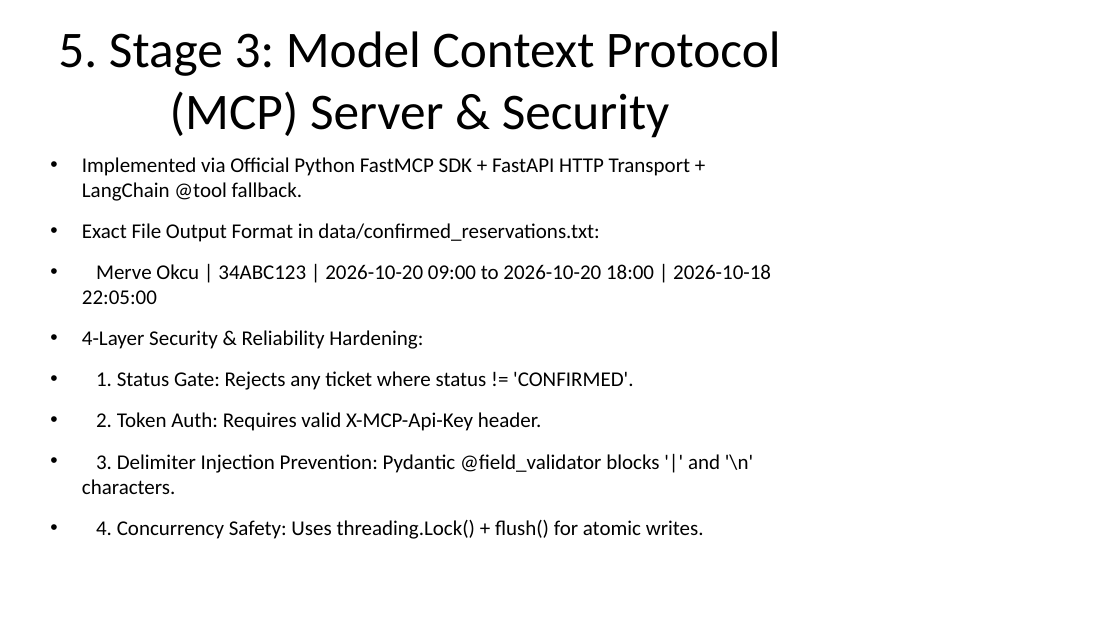
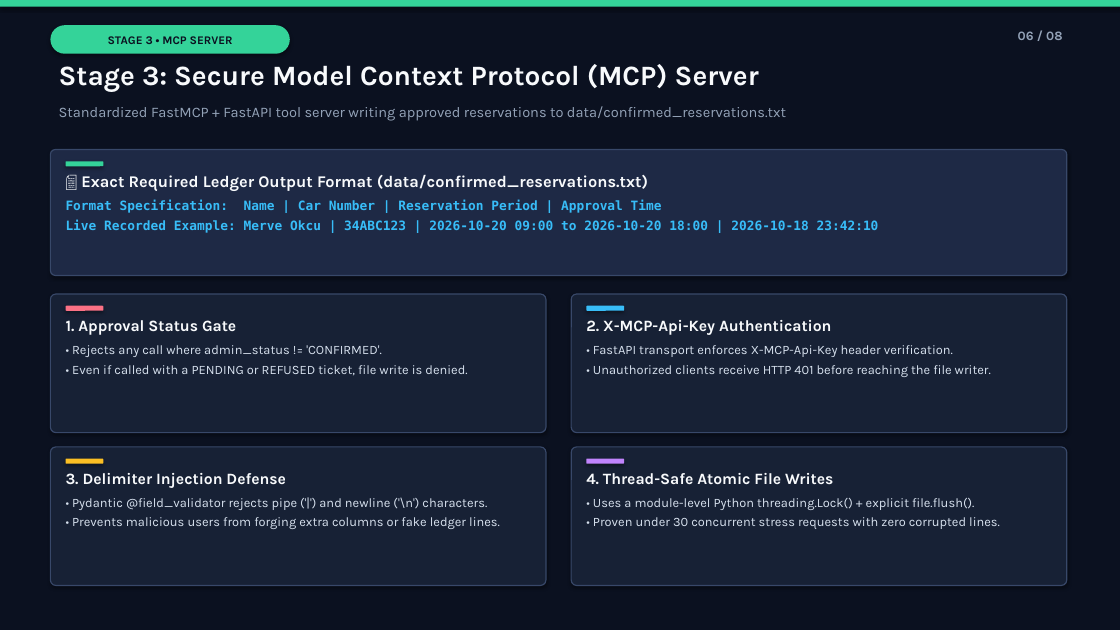
Before and after one commit to mnesl/parking-space-ai-project, a slide deck: slide 6 of docs/AeroPark_AI_Reservation_Chatbot_Presentation.pptx. Drawn at 1120x630 pixels with LibreOffice and Linux fonts; fonts in the diff are those of the drawing. Boxes give left, top, right and bottom in pixels: in the first picture for what was removed or moved away, otherwise in the second. Text is boxed around its words. In the diff, an @@ line names an element or a change of style, - is before the commit and + after.

```diff
--- a/docs/AeroPark_AI_Reservation_Chatbot_Presentation.pptx
+++ b/docs/AeroPark_AI_Reservation_Chatbot_Presentation.pptx
@@ background #FFFFFF to #0B1120 @@
@@ rectangle added at (x1=0, y1=0, x2=1120, y2=7), fill #34D399 @@
@@ rounded rectangle added at (x1=50, y1=25, x2=290, y2=54), fill #34D399, 10 pt, text #0B1120, bold @@
+STAGE 3 • MCP SERVER
@@ text "Stage 3: Secure Model Context ..." at (x1=59, y1=64, x2=759, y2=91): vertical alignment middle to top @@
@@ text added at (x1=1018, y1=31, x2=1062, y2=40), 11 pt, text #94A3B8, bold @@
+06 / 08
@@ text at (x1=59, y1=64, x2=759, y2=91): text changed; size 44 to 24 pt; font Calibri to Karla; text colour #000000 to #F8FAFC; bold on @@
-5. Stage 3: Model Context Protocol (MCP) Server & Security
+Stage 3: Secure Model Context Protocol (MCP) Server
@@ text added at (x1=59, y1=106, x2=786, y2=121), 12.5 pt, text #94A3B8 @@
+Standardized FastMCP + FastAPI tool server writing approved reservations to data/confirmed_reservations.txt
@@ rounded rectangle added at (x1=50, y1=150, x2=1067, y2=276), fill #1E2945, outline #384869 1 pt @@
@@ rounded rectangle added at (x1=66, y1=161, x2=103, y2=166), fill #34D399 @@
@@ text added at (x1=66, y1=175, x2=879, y2=233), 11 pt, text #38BDF8, bold @@
+📄 Exact Required Ledger Output Format (data/confirmed_reservations.txt)
+Format Specification: Name | Car Number | Reservation Period | Approval Time
+Live Recorded Example: Merve Okcu | 34ABC123 | 2026-10-20 09:00 to 2026-10-20 18:00 | 2026-10-18 23:42:10
@@ text removed at (x1=82, y1=157, x2=771, y2=539) @@
-• Implemented via Official Python FastMCP SDK + FastAPI HTTP Transport + LangChain @tool fallback.
-• Exact File Output Format in data/confirmed_reservations.txt:
-• Merve Okcu | 34ABC123 | 2026-10-20 09:00 to 2026-10-20 18:00 | 2026-10-18 22:05:00
-• 4-Layer Security & Reliability Hardening:
-• 1. Status Gate: Rejects any ticket where status != 'CONFIRMED'.
-• 2. Token Auth: Requires valid X-MCP-Api-Key header.
-• 3. Delimiter Injection Prevention: Pydantic @field_validator blocks '|' and '\n' characters.
-• 4. Concurrency Safety: Uses threading.Lock() + flush() for atomic writes.
@@ rounded rectangle added at (x1=50, y1=294, x2=546, y2=433), fill #172135, outline #384869 1 pt @@
@@ rounded rectangle added at (x1=571, y1=294, x2=1067, y2=433), fill #172135, outline #384869 1 pt @@
@@ rounded rectangle added at (x1=66, y1=306, x2=103, y2=311), fill #FB7185 @@
@@ text added at (x1=66, y1=320, x2=467, y2=376), 11 pt, text #D7E1EE @@
+1. Approval Status Gate
+• Rejects any call where admin_status != 'CONFIRMED'.
+• Even if called with a PENDING or REFUSED ticket, file write is denied.
@@ rounded rectangle added at (x1=586, y1=306, x2=624, y2=311), fill #38BDF8 @@
@@ text added at (x1=586, y1=320, x2=991, y2=377), 11 pt, text #D7E1EE @@
+2. X-MCP-Api-Key Authentication
+• FastAPI transport enforces X-MCP-Api-Key header verification.
+• Unauthorized clients receive HTTP 401 before reaching the file writer.
@@ rounded rectangle added at (x1=50, y1=447, x2=546, y2=586), fill #172135, outline #384869 1 pt @@
@@ rounded rectangle added at (x1=571, y1=447, x2=1067, y2=586), fill #172135, outline #384869 1 pt @@
@@ rounded rectangle added at (x1=66, y1=459, x2=103, y2=464), fill #FBBF24 @@
@@ text added at (x1=66, y1=473, x2=500, y2=529), 11 pt, text #D7E1EE @@
+3. Delimiter Injection Defense
+• Pydantic @field_validator rejects pipe ('|') and newline ('\n') characters.
+• Prevents malicious users from forging extra columns or fake ledger lines.
@@ rounded rectangle added at (x1=586, y1=459, x2=624, y2=464), fill #C084FC @@
@@ text added at (x1=586, y1=473, x2=1000, y2=529), 11 pt, text #D7E1EE @@
+4. Thread-Safe Atomic File Writes
+• Uses a module-level Python threading.Lock() + explicit file.flush().
+• Proven under 30 concurrent stress requests with zero corrupted lines.
```
Also in this commit, not shown: 5 other slides changed, 2 slides added, 2 slides removed, 3 other files.
